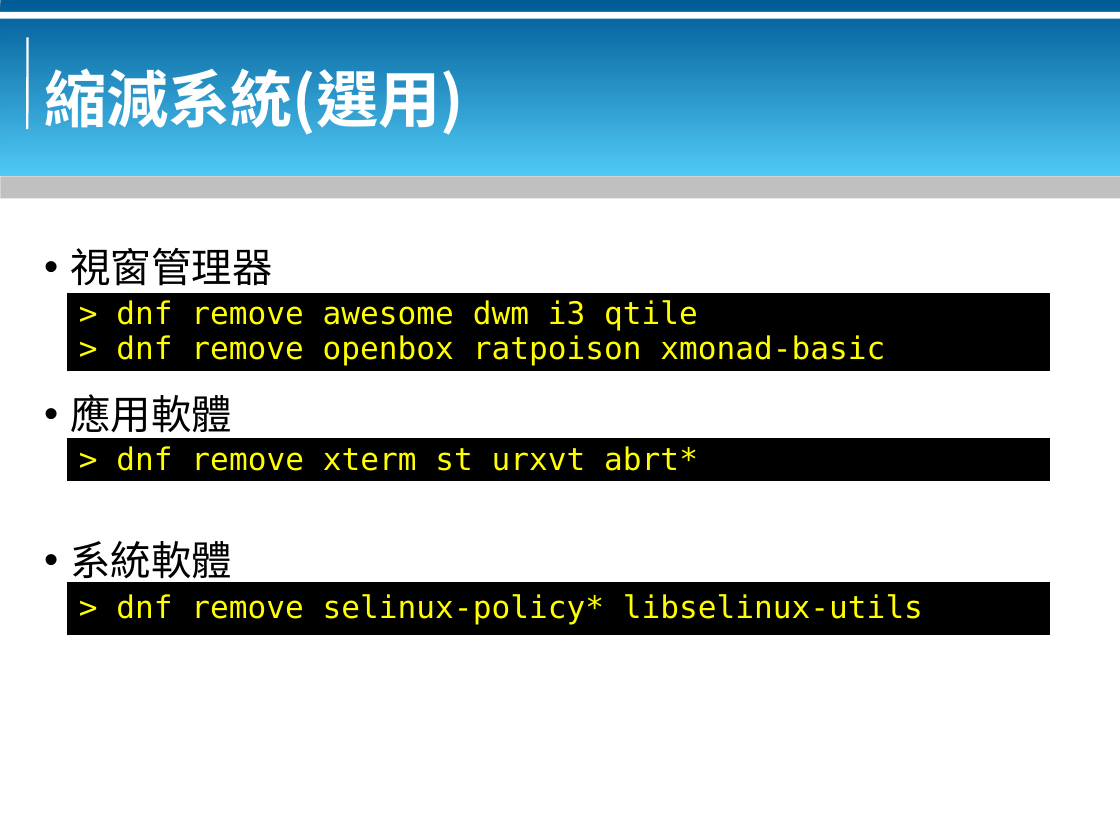
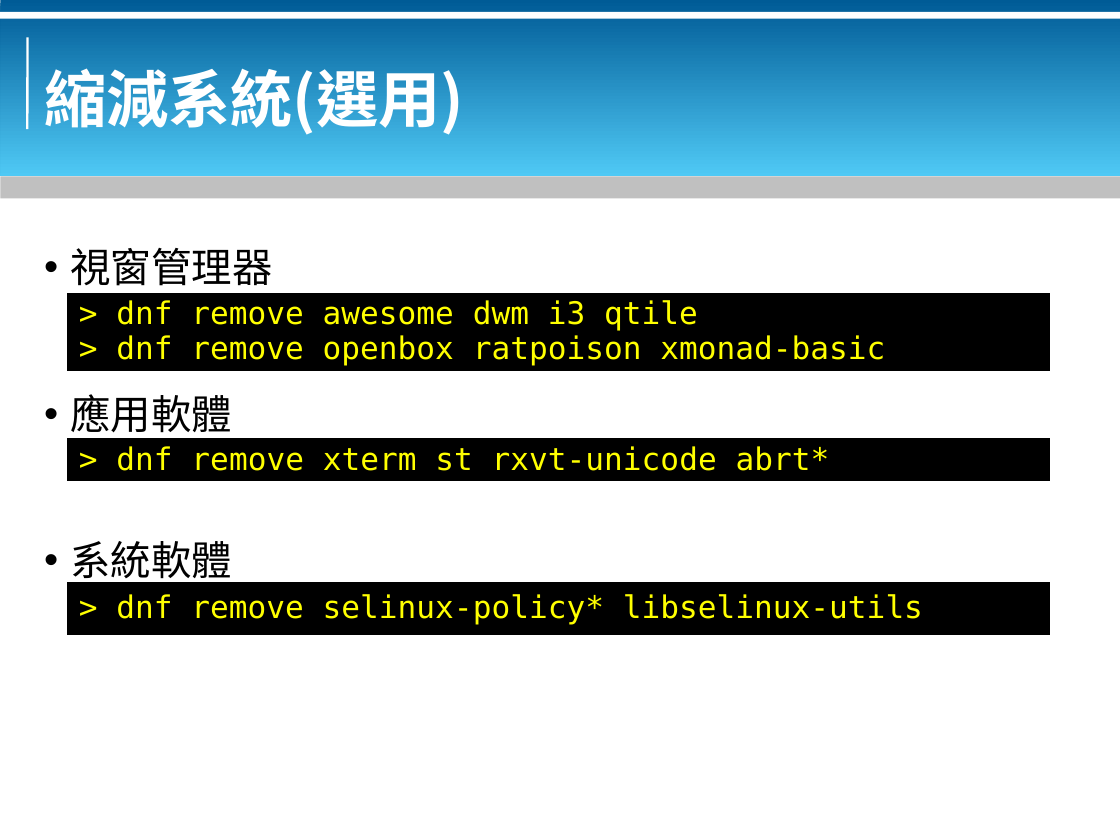
Before and after one commit to bluebat/.presentations, a slide deck: slide 7 of a-thin-and-tiny-session-for-x-window.odp. Drawn at 1120x840 pixels with LibreOffice and Linux fonts; fonts in the diff are those of the drawing; background and template pictures are left out. Boxes give left, top, right and bottom in pixels: in the first picture for what was removed or moved away, otherwise in the second. Text is boxed around its words. In the diff, an @@ line names an element or a change of style, - is before the commit and + after.

```diff
--- a/a-thin-and-tiny-session-for-x-window.odp
+++ b/a-thin-and-tiny-session-for-x-window.odp
@@ text in rectangle at <box>116,446,830,471</box>: text changed @@
-> dnf remove xterm st urxvt abrt*
+> dnf remove xterm st rxvt-unicode abrt*
```
Also in this commit, not shown: 1 other slide changed, 1 other file.
